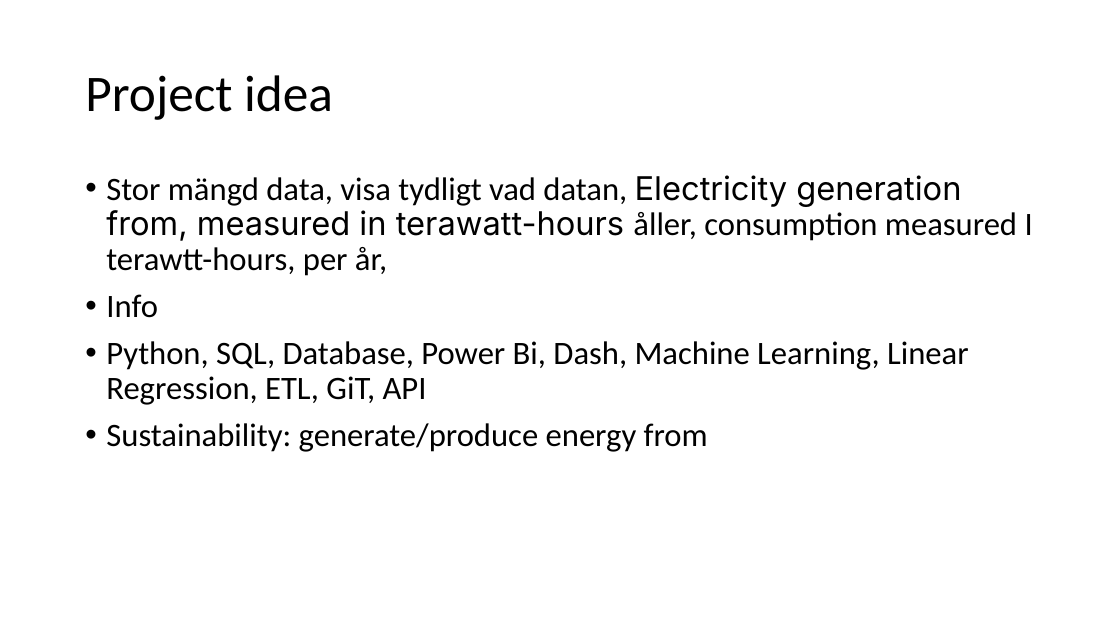
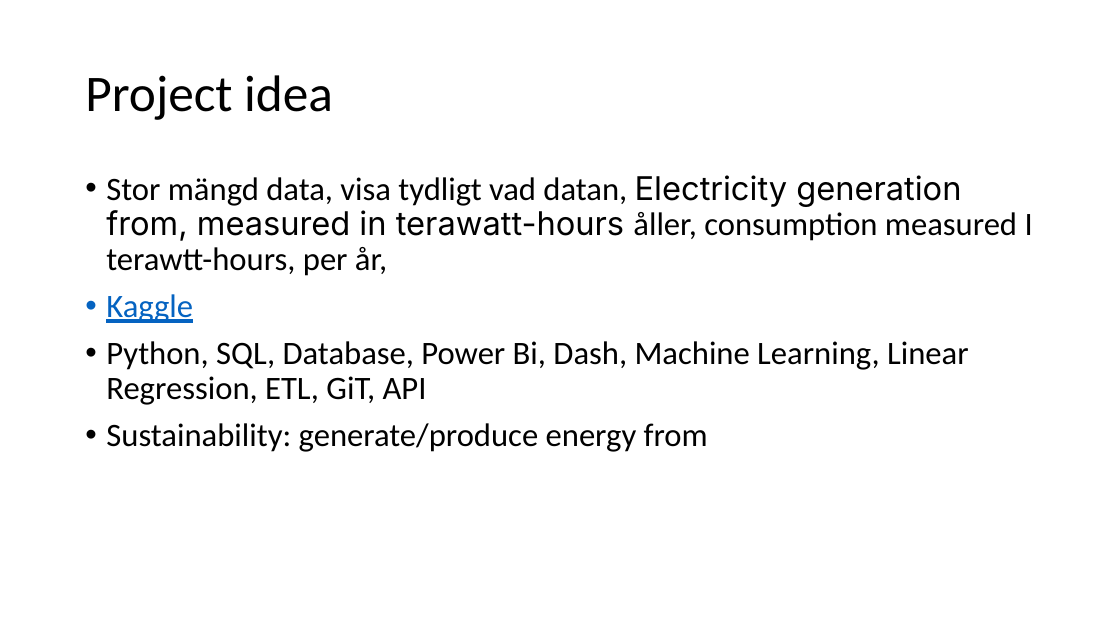
Before and after one commit to nscodechris/final_exam_aw_academy, a slide deck: slide 2 of Presentation1.pptx. Drawn at 1120x630 pixels with LibreOffice and Linux fonts; fonts in the diff are those of the drawing. Boxes give left, top, right and bottom in pixels: in the first picture for what was removed or moved away, otherwise in the second. Text is boxed around its words. In the diff, an @@ line names an element or a change of style, - is before the commit and + after.

```diff
--- a/Presentation1.pptx
+++ b/Presentation1.pptx
@@ text at bbox=[106, 294, 193, 323]: text changed; text colour #000000 to #0563C1 @@
-• Info
+• Kaggle
```
Also in this commit, not shown: 4 other slides changed, 1 slide added.
